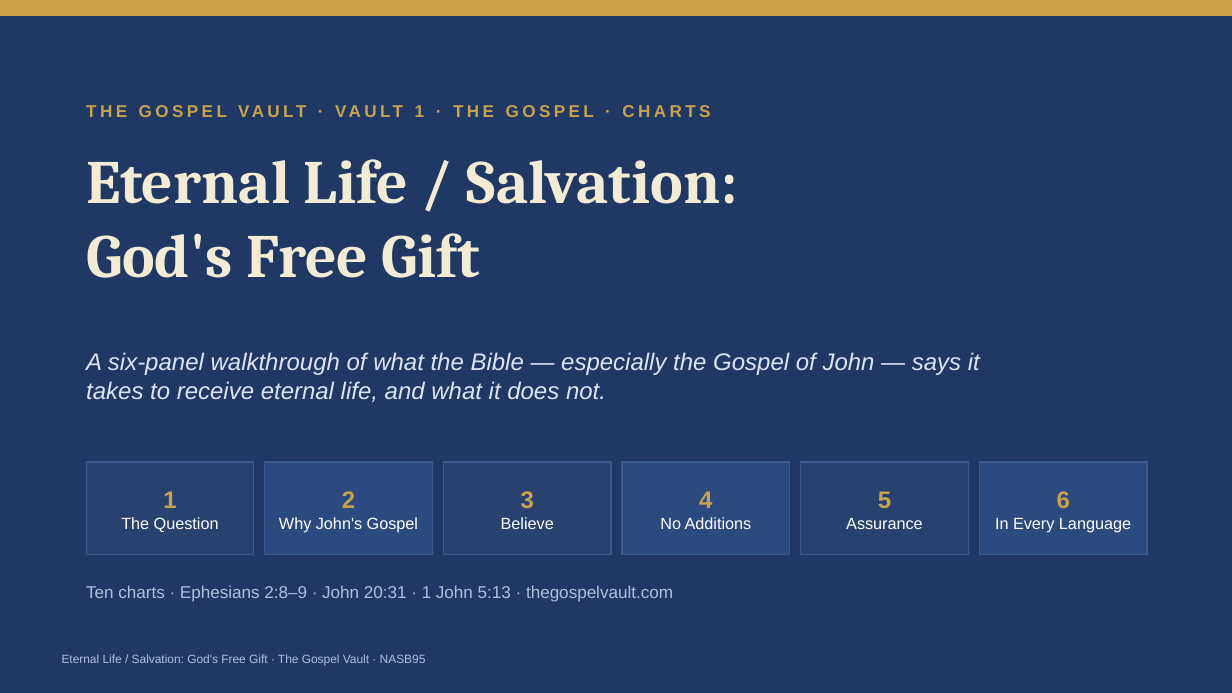
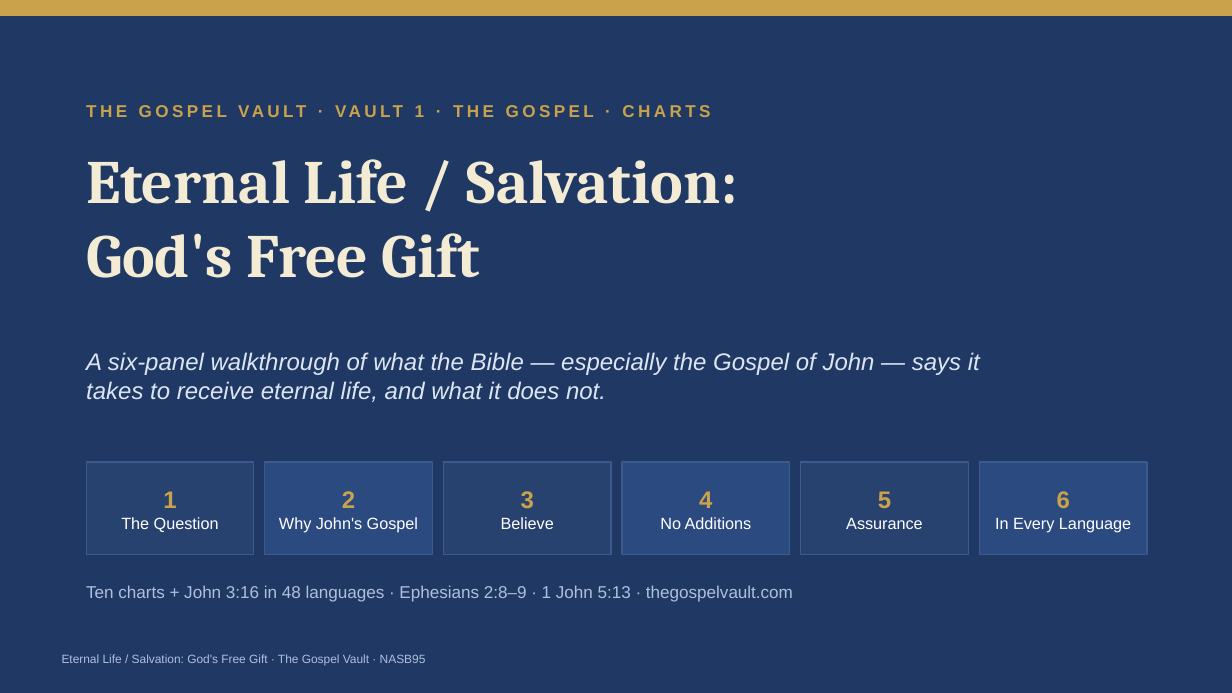
Before and after one commit to TheRooster07/TheGospelVault, a slide deck: slide 1 of free-gift/charts/free-gift-charts.pptx. Drawn at 1232x693 pixels with LibreOffice and Linux fonts; fonts in the diff are those of the drawing. Boxes give left, top, right and bottom in pixels: in the first picture for what was removed or moved away, otherwise in the second. Text is boxed around its words. In the diff, an @@ line names an element or a change of style, - is before the commit and + after.

Commit message:
added 48 languages slides

```diff
--- a/free-gift/charts/free-gift-charts.pptx
+++ b/free-gift/charts/free-gift-charts.pptx
@@ text at (86, 585, 793, 602): text changed @@
-Ten charts · Ephesians 2:8–9 · John 20:31 · 1 John 5:13 · thegospelvault.com
+Ten charts + John 3:16 in 48 languages · Ephesians 2:8–9 · 1 John 5:13 · thegospelvault.com
```
Also in this commit, not shown: 1 other slide changed, 8 slides added, 21 other files.
